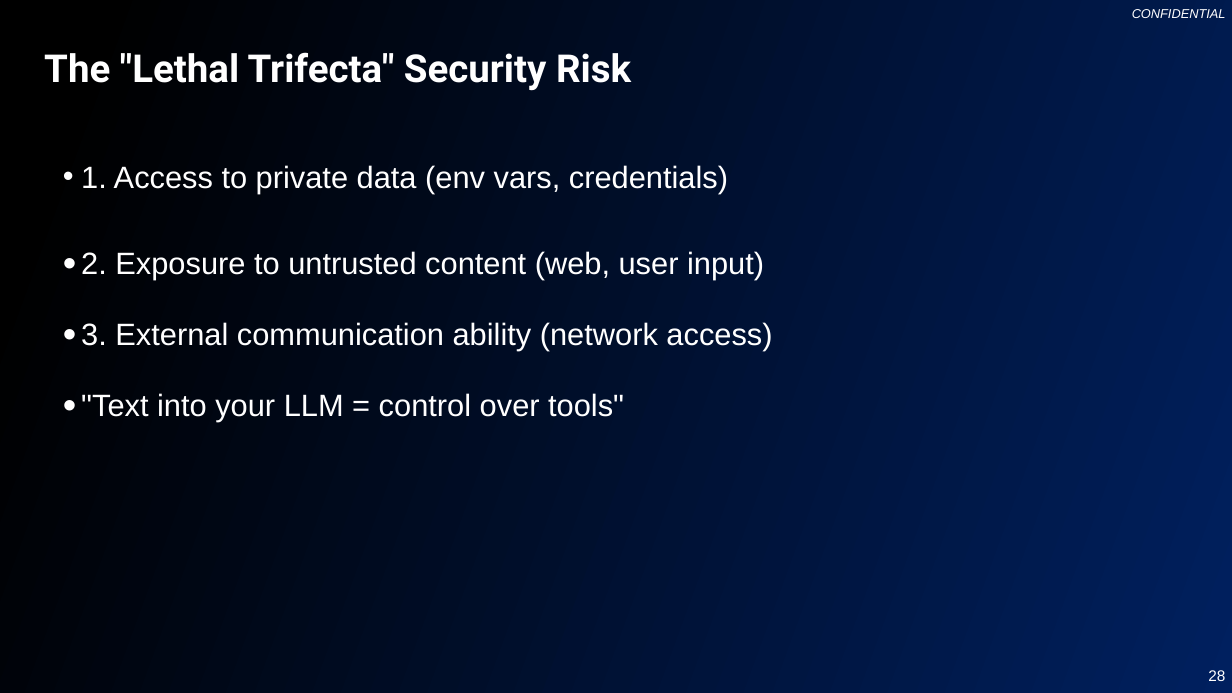
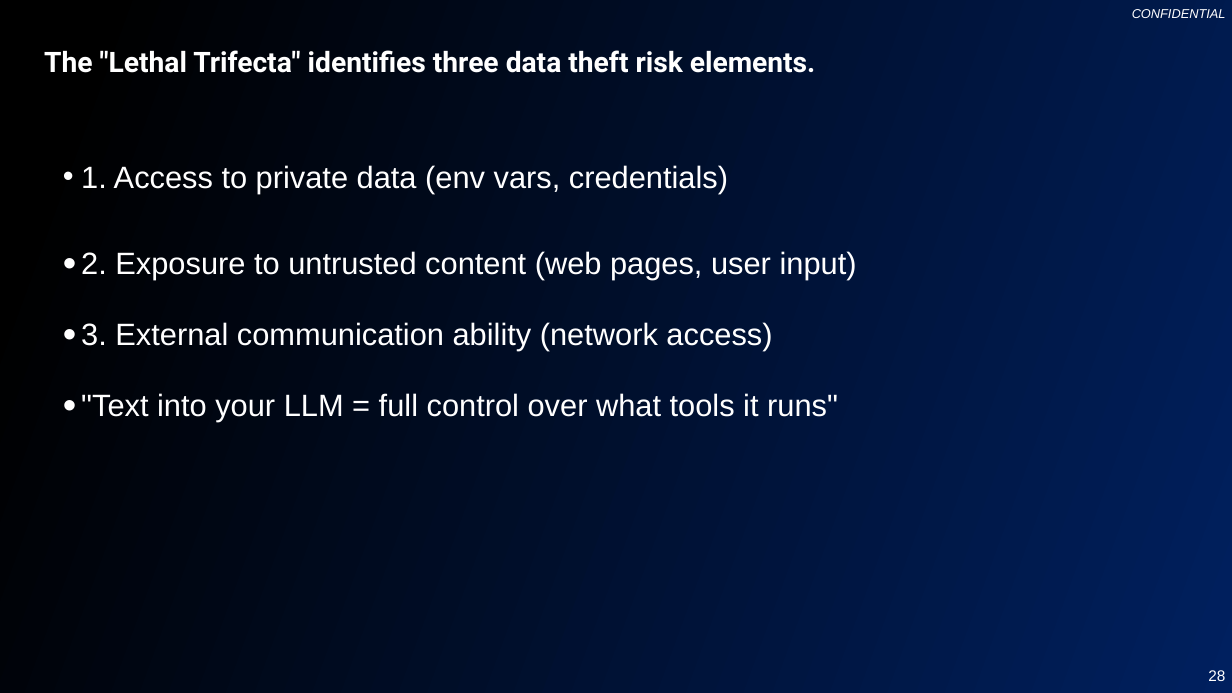
Before and after one commit to changhee-somite/20260114-claude-code, a slide deck: slide 28 of Claude-Code-Presentation.pptx. Drawn at 1232x693 pixels with LibreOffice and Linux fonts; fonts in the diff are those of the drawing; background and template pictures are left out. Boxes give left, top, right and bottom in pixels: in the first picture for what was removed or moved away, otherwise in the second. Text is boxed around its words. In the diff, an @@ line names an element or a change of style, - is before the commit and + after.

```diff
--- a/Claude-Code-Presentation.pptx
+++ b/Claude-Code-Presentation.pptx
@@ title at [44,50,816,73]: text changed; size 30 to 22 pt @@
-The "Lethal Trifecta" Security Risk
+The "Lethal Trifecta" identifies three data theft risk elements.
@@ text at [81,251,857,280]: text changed @@
-• 2. Exposure to untrusted content (web, user input)
+• 2. Exposure to untrusted content (web pages, user input)
@@ text at [81,393,838,422]: text changed @@
-• "Text into your LLM = control over tools"
+• "Text into your LLM = full control over what tools it runs"
```
Also in this commit, not shown: 42 other slides changed.
